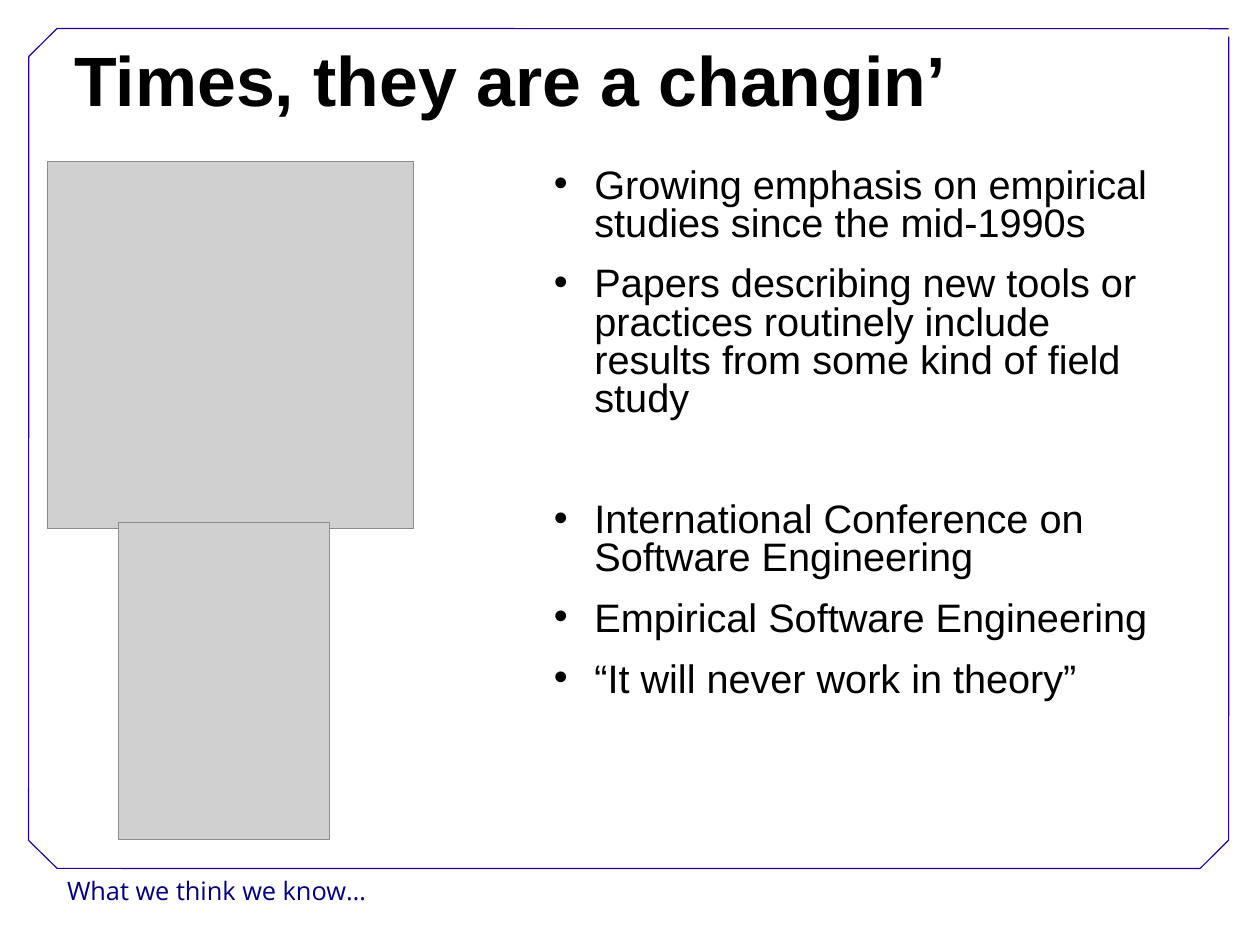
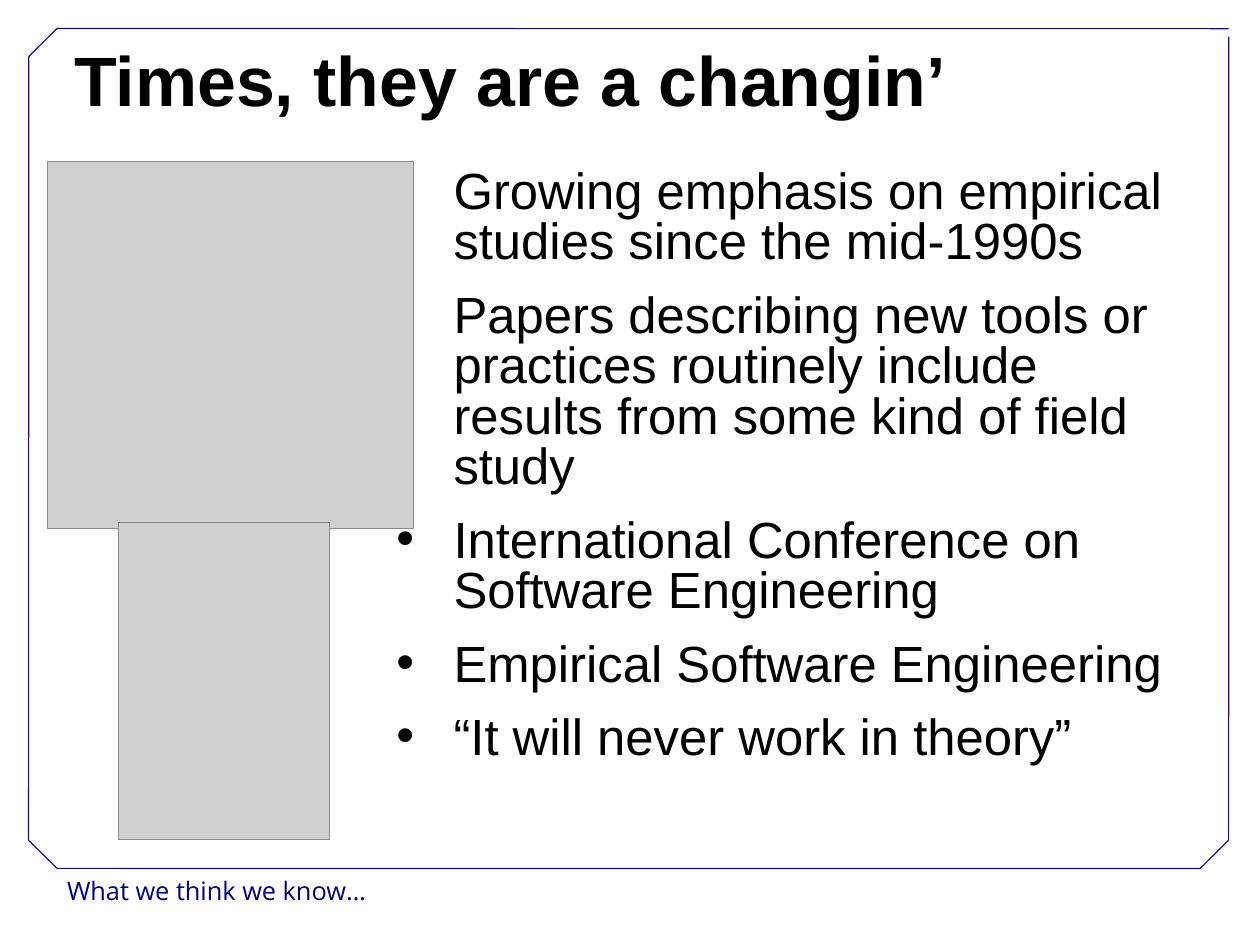
Before and after one commit to swcarpentry/DEPRECATED-boot-camps, a slide deck: slide 8 of WhatWeKnow.ppt. Drawn at 1260x945 pixels with LibreOffice and Linux fonts; fonts in the diff are those of the drawing; grey boxes stand for pictures; background and template pictures are left out. Boxes give left, top, right and bottom in pixels: in the first picture for what was removed or moved away, otherwise in the second. Text is boxed around its words. In the diff, an @@ line names an element or a change of style, - is before the commit and + after.

```diff
--- a/WhatWeKnow.ppt
+++ b/WhatWeKnow.ppt
@@ text "Growing emphasis on empirical studies ...": place and size @@
-text "Growing emphasis on empirical studies ..." at bbox=[594, 170, 1148, 700]
+text "Growing emphasis on empirical studies ..." at bbox=[454, 172, 1162, 765]
@@ text "Growing emphasis on empirical studies ..." at bbox=[454, 172, 1162, 765]: size 25 to 32 pt; indent changed; line spacing 0.8 to 0.83 @@
```
Also in this commit, not shown: 5 other files.
